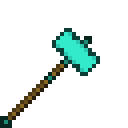
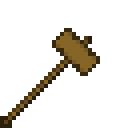
Before/after of a w=128, h=128 layered artwork. What changed in the layer stack:
added layer "Layer 21" above "Layer 20" over [0, 28, 100, 128]
added layer "Layer 20" above "Layer 22" over [0, 28, 100, 128]
added layer "Layer 22" above "Layer 18" over [0, 28, 100, 128]
added layer "Layer 18" above "Layer 23" over [0, 28, 100, 128]
added layer "Layer 23" above "Layer 7" over [0, 28, 100, 128]
hid "Diamond" over [0, 28, 100, 128]
hid "Pole" over [0, 36, 92, 128]
